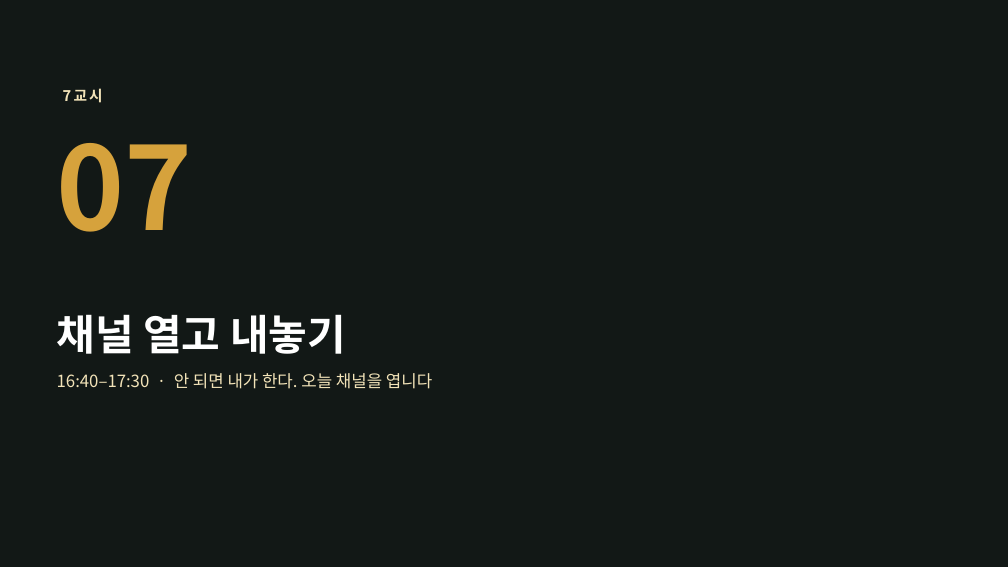
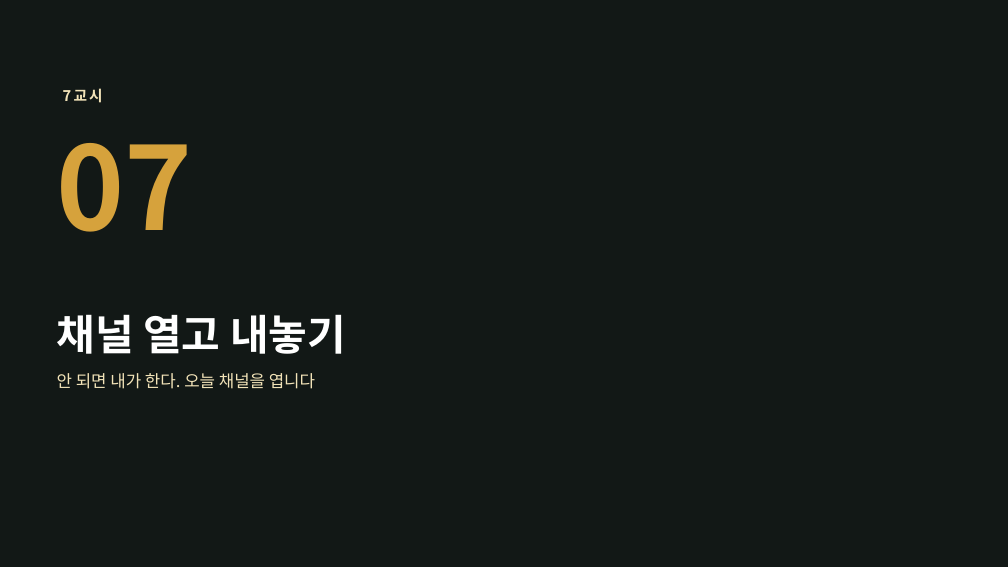
Before and after one commit to yujida/MARUBIT, a slide deck: slide 53 of lectures/02/2회차_기획하는머리_슬라이드.pptx. Drawn at 1008x567 pixels with LibreOffice and Linux fonts; fonts in the diff are those of the drawing; background and template pictures are left out. Boxes give left, top, right and bottom in pixels: in the first picture for what was removed or moved away, otherwise in the second. Text is boxed around its words. In the diff, an @@ line names an element or a change of style, - is before the commit and + after.

```diff
--- a/lectures/02/2회차_기획하는머리_슬라이드.pptx
+++ b/lectures/02/2회차_기획하는머리_슬라이드.pptx
@@ text at (x1=57, y1=373, x2=315, y2=389): text changed @@
-16:40–17:30 · 안 되면 내가 한다. 오늘 채널을 엽니다
+안 되면 내가 한다. 오늘 채널을 엽니다
```
Also in this commit, not shown: 21 other slides changed, 2 slides added, 16 other files.
